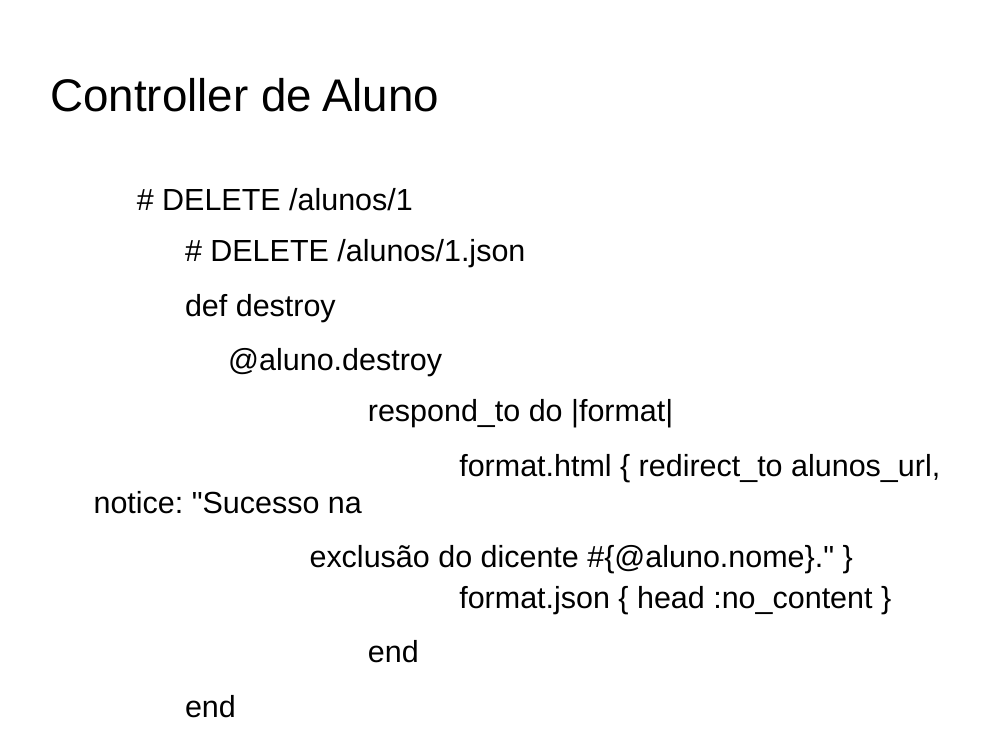
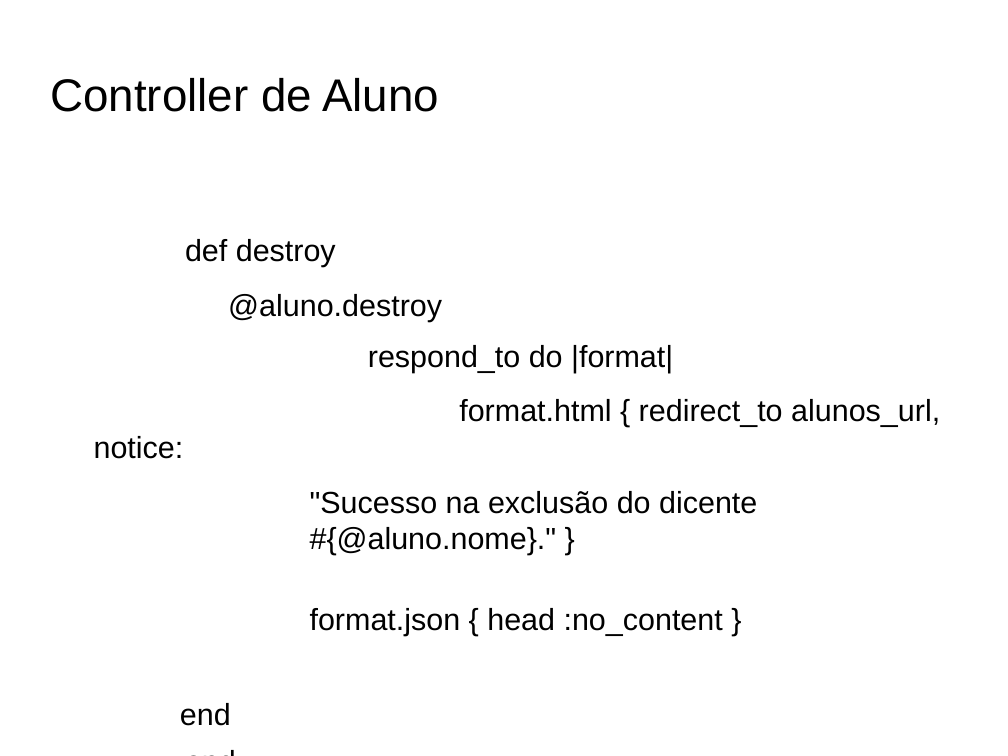
Before and after one commit to brunojus/cicmonit, a slide deck: slide 12 of Apresentacao.odp. Drawn at 1008x756 pixels with LibreOffice and Linux fonts; fonts in the diff are those of the drawing; background and template pictures are left out. Boxes give left, top, right and bottom in pixels: in the first picture for what was removed or moved away, otherwise in the second. Text is boxed around its words. In the diff, an @@ line names an element or a change of style, - is before the commit and + after.

```diff
--- a/Apresentacao.odp
+++ b/Apresentacao.odp
@@ text at (162, 188, 525, 267): paragraphs removed @@
-  # DELETE /alunos/1
-# DELETE /alunos/1.json
@@ text at (94, 399, 940, 555): spaces changed @@
-format.html { redirect_to alunos_url, notice: "Sucesso na
-          exclusão do dicente #{@aluno.nome}." }
+format.html { redirect_to alunos_url, notice:
+          "Sucesso na exclusão do dicente #{@aluno.nome}." }
@@ text at (310, 608, 723, 636): list level 1 to 6 in "format.json { head :no_content }"; list level 1 to 3 in "end" @@
```
Also in this commit, not shown: 16 other slides changed, 2 slides removed.
